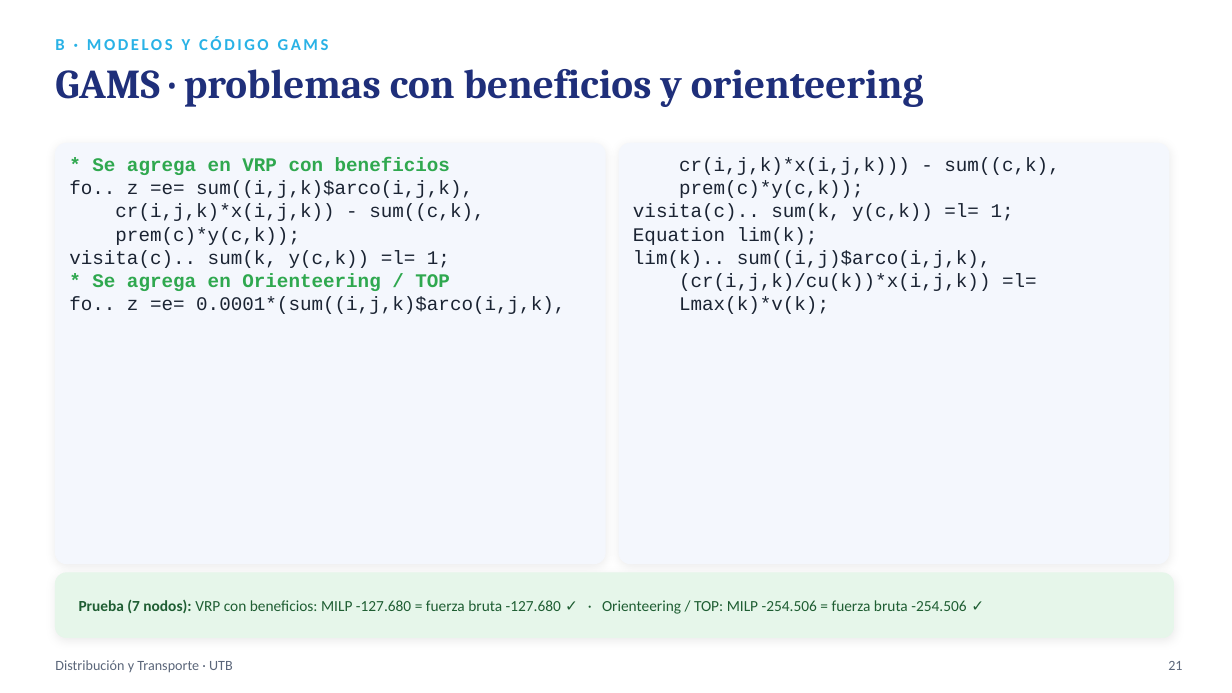
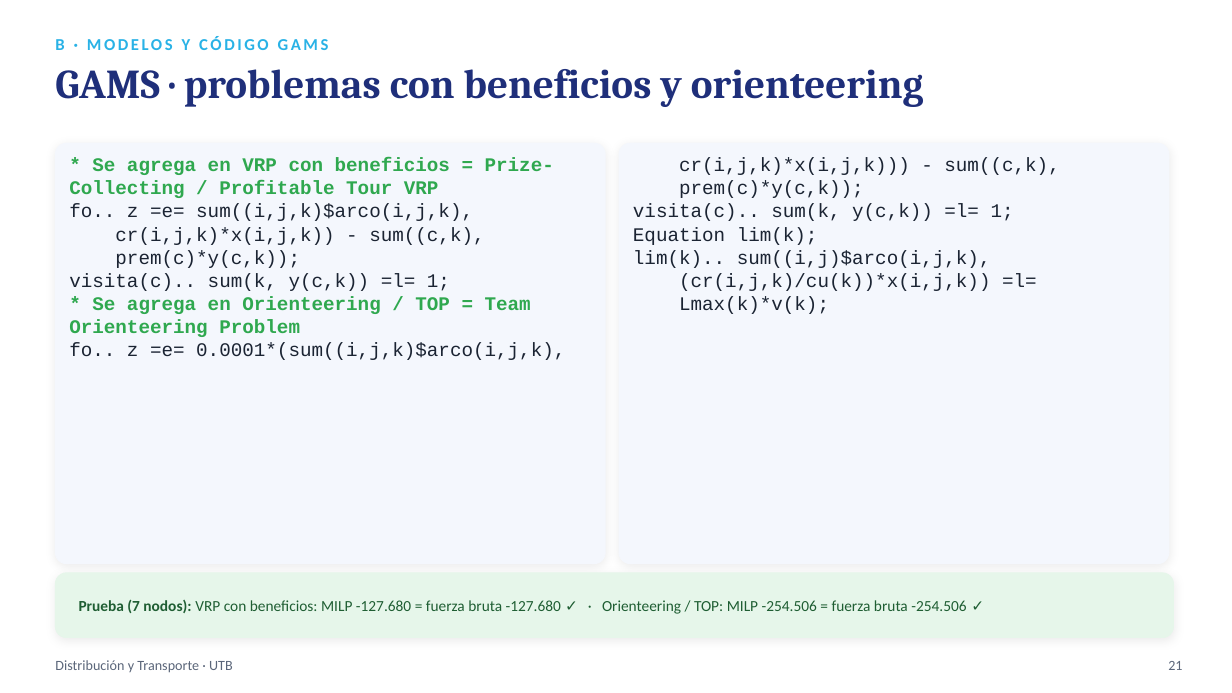
Before and after one commit to sebastianslg/grafosapp, a slide deck: slide 21 of Exposicion_Ruteo_de_Vehiculos.pptx. Drawn at 1232x693 pixels with LibreOffice and Linux fonts; fonts in the diff are those of the drawing. Boxes give left, top, right and bottom in pixels: in the first picture for what was removed or moved away, otherwise in the second. Text is boxed around its words. In the diff, an @@ line names an element or a change of style, - is before the commit and + after.

```diff
--- a/Exposicion_Ruteo_de_Vehiculos.pptx
+++ b/Exposicion_Ruteo_de_Vehiculos.pptx
@@ text at (69,158,554,198): text changed @@
-* Se agrega en VRP con beneficios
+* Se agrega en VRP con beneficios = Prize-Collecting / Profitable Tour VRP
@@ text at (69,296,531,337): text changed @@
-* Se agrega en Orienteering / TOP
+* Se agrega en Orienteering / TOP = Team Orienteering Problem
```
Also in this commit, not shown: 8 other slides changed, 4 other files.
